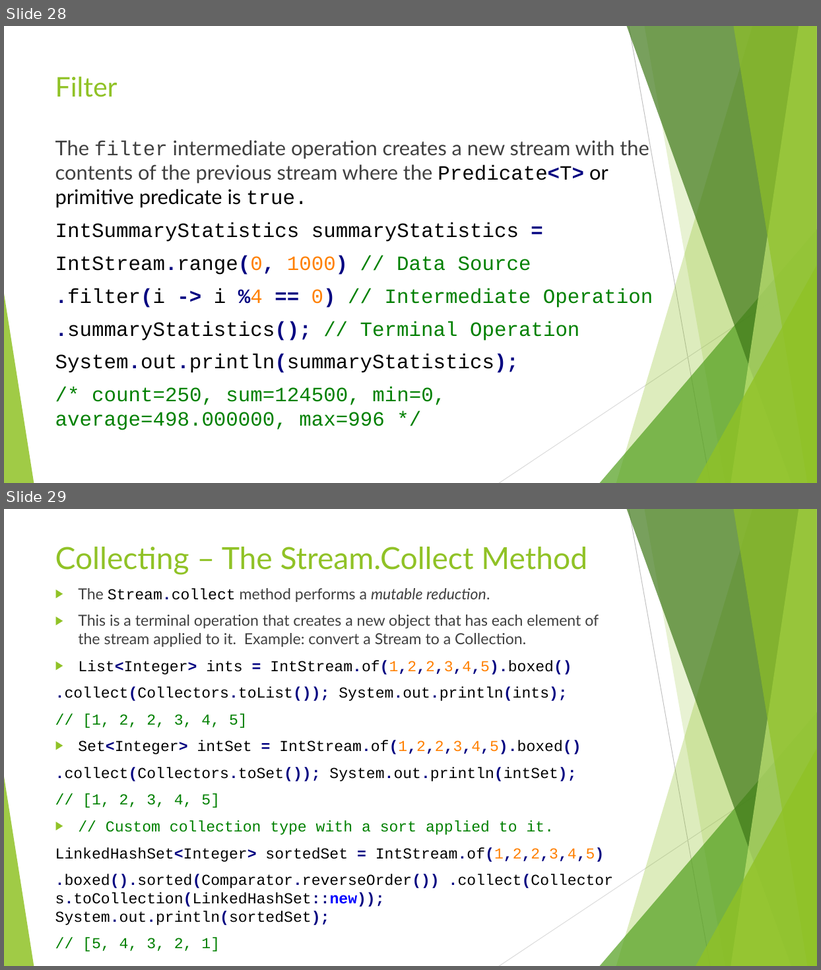
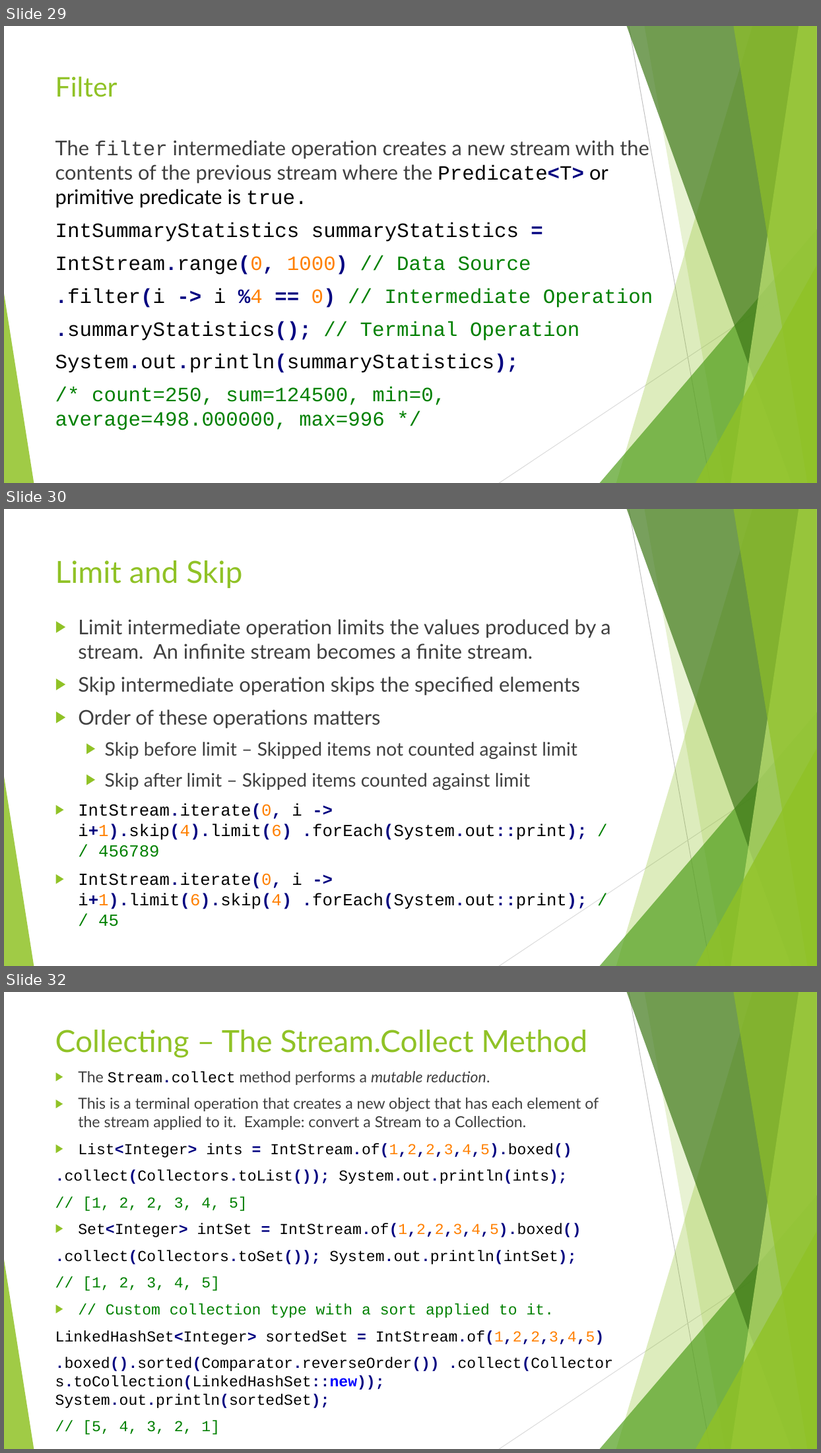
Before and after one commit to RichardRoda/2017-CodePaLOUsa-Lambda, a slide deck: Learning to Love the Lambda in the Stream.pptx. Shown one above the other, each under a label of ours: slides 28 and 29 before the commit, slides 29, 30 and 32 after it; the slides between them are not shown. The pictures are 821x970 and 821x1453 pixels, drawn with LibreOffice and Linux fonts; fonts in the diff are those of the drawing. Boxes give left, top, right and bottom in pixels: in the first picture for what was removed or moved away, otherwise in the second. Text is boxed around its words. In the diff, an @@ line names an element or a change of style, - is before the commit and + after.

Commit message:
Add Limit, Skip, findFirst, findAny, Max, Min and Optional<T> to presentation.

```diff
--- a/Learning to Love the Lambda in the Stream.pptx
+++ b/Learning to Love the Lambda in the Stream.pptx
@@ slide 30 added at [4, 509, 817, 966], background #FFFFFF; not listed: 10 template elements that a slide beside it also shows @@
@@ title added at [55, 560, 242, 588], 36 pt, text #90C226 @@
+Limit and Skip
@@ text added at [78, 619, 611, 927], 24 pt, text #404040 @@
+▶ Limit intermediate operation limits the values produced by a stream. An infinite stream becomes a finite stream.
+▶ Skip intermediate operation skips the specified elements
+▶ Order of these operations matters
+  ▶ Skip before limit – Skipped items not counted against limit
+  ▶ Skip after limit – Skipped items counted against limit
+▶ IntStream.iterate(0, i -> i+1).skip(4).limit(6) .forEach(System.out::print); // 456789
+▶ IntStream.iterate(0, i -> i+1).limit(6).skip(4) .forEach(System.out::print); // 45
@@ what was slide 28 is now slide 29 @@
@@ what was slide 29 is now slide 32 @@
```
Also in this commit, not shown: 3 slides changed, 2 other slides added, 3 other files.
